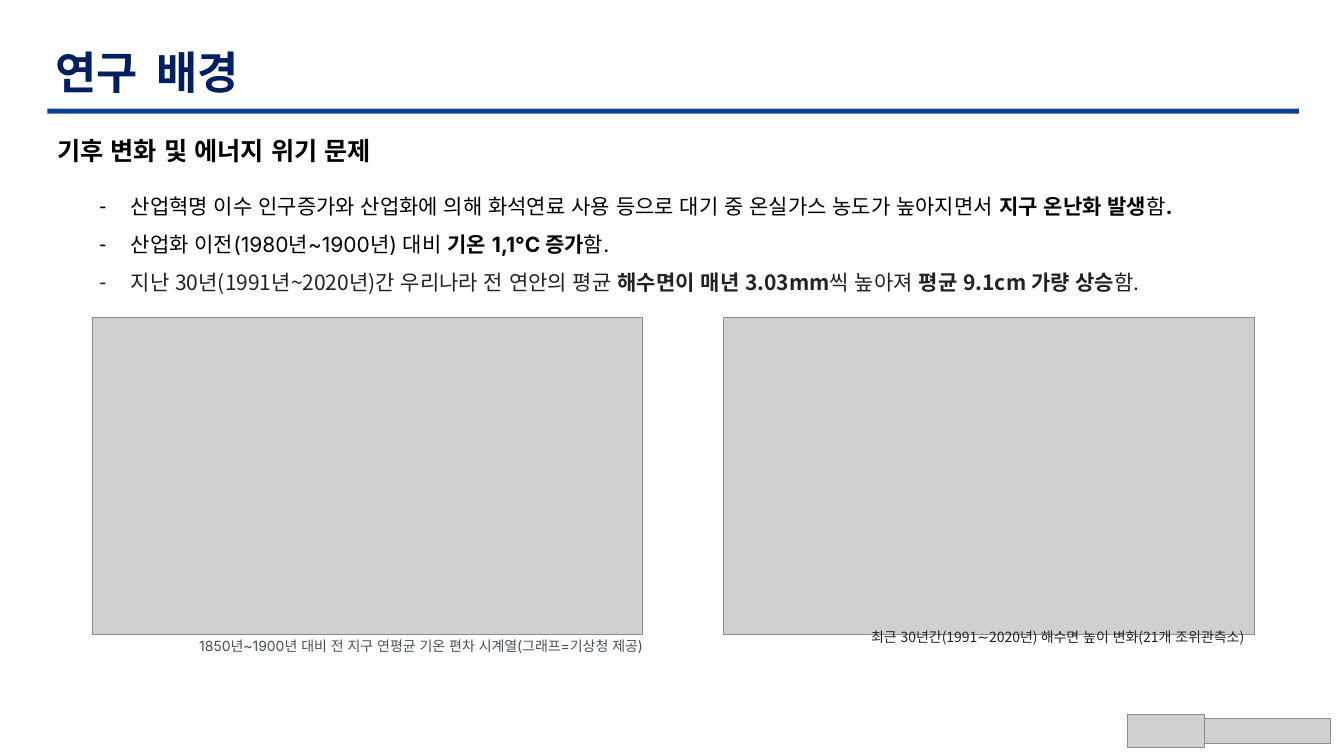
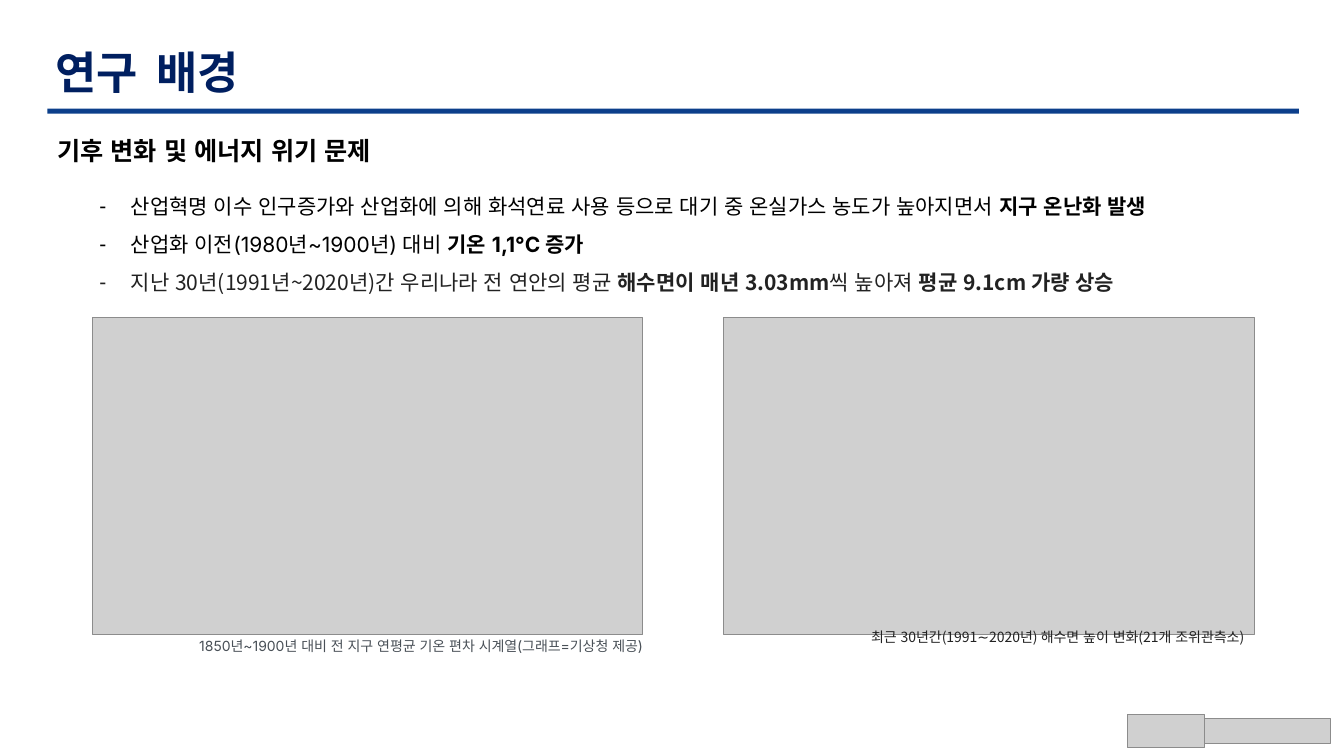
Before and after one commit to TaegyuHan/Solar_radiation_prediction_model, a slide deck: slide 3 of KICS_PT/[KICS] 동향 poster.pptx. Drawn at 1344x756 pixels with LibreOffice and Linux fonts; fonts in the diff are those of the drawing; grey boxes stand for pictures. Boxes give left, top, right and bottom in pixels: in the first picture for what was removed or moved away, otherwise in the second. Text is boxed around its words. In the diff, an @@ line names an element or a change of style, - is before the commit and + after.

```diff
--- a/KICS_PT/[KICS] 동향 poster.pptx
+++ b/KICS_PT/[KICS] 동향 poster.pptx
@@ text at (x1=131, y1=196, x2=1147, y2=294): text changed @@
-– 산업혁명 이수 인구증가와 산업화에 의해 화석연료 사용 등으로 대기 중 온실가스 농도가 높아지면서 지구 온난화 발생함.
-– 산업화 이전(1980년~1900년) 대비 기온 1,1°C 증가함.
-– 지난 30년(1991년~2020년)간 우리나라 전 연안의 평균 해수면이 매년 3.03mm씩 높아져 평균 9.1cm 가량 상승함.
+– 산업혁명 이수 인구증가와 산업화에 의해 화석연료 사용 등으로 대기 중 온실가스 농도가 높아지면서 지구 온난화 발생
+– 산업화 이전(1980년~1900년) 대비 기온 1,1°C 증가
+– 지난 30년(1991년~2020년)간 우리나라 전 연안의 평균 해수면이 매년 3.03mm씩 높아져 평균 9.1cm 가량 상승
```
Also in this commit, not shown: 10 other slides changed.
